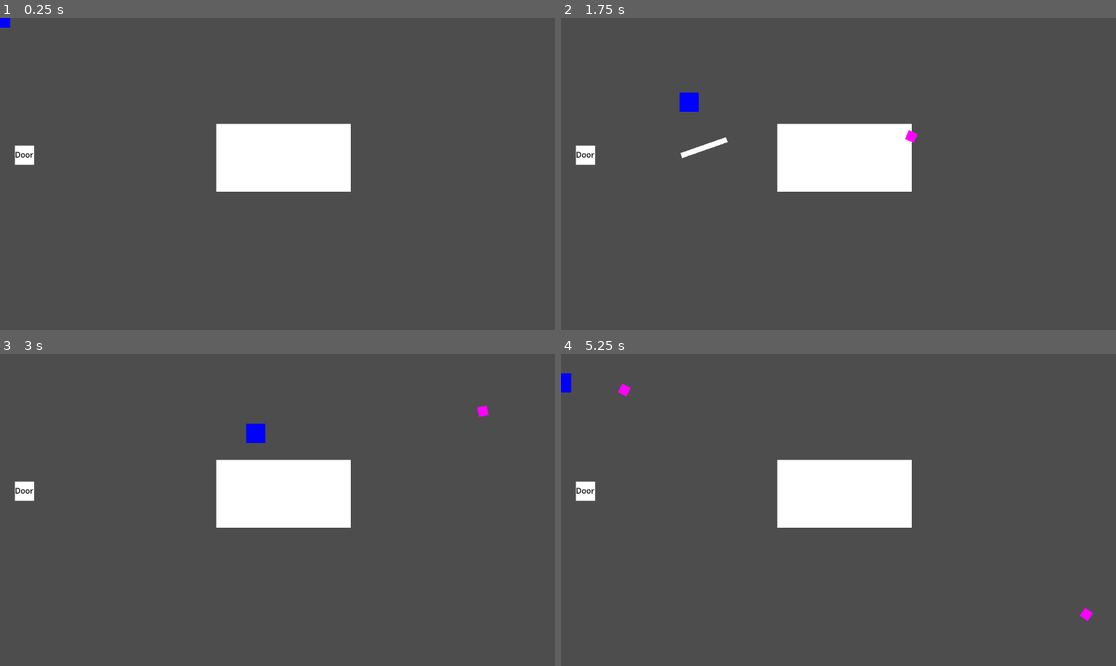
Above: before the commit, frames 1-4 (two rows, left to right).
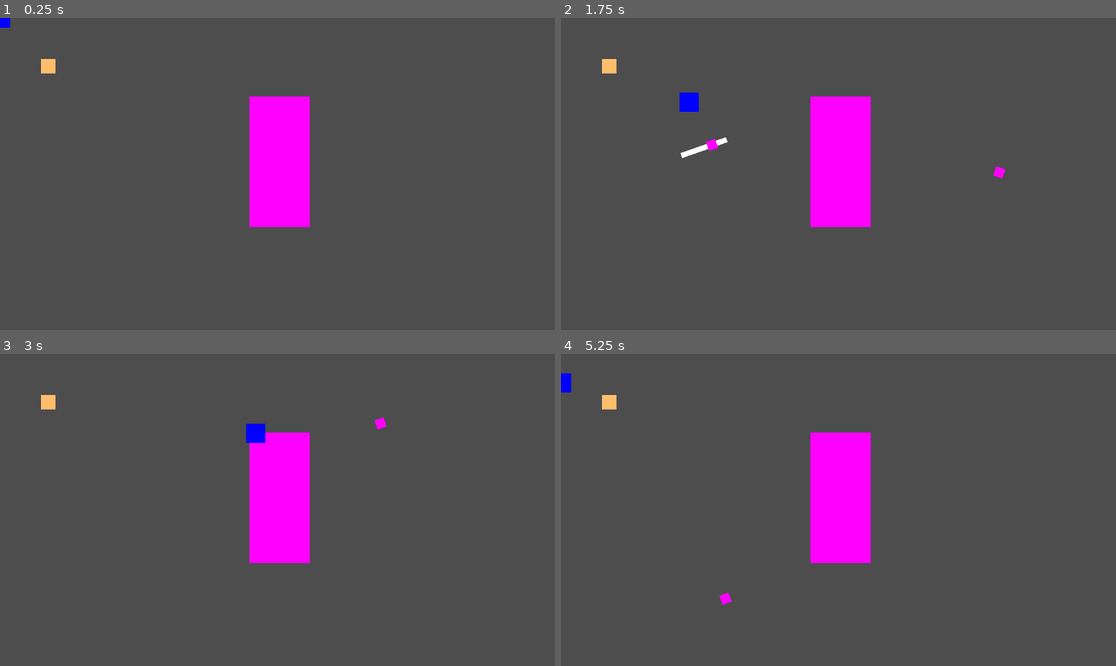
Above: after the commit, the same moments.

Repository: FlashBash21/9Lives
Game: Godot game, scene res://Scenes/Areas/world_manager.tscn
The game is run twice, just before and just after one commit, with the same random seed, the same clock (stepped at 60 frames per second) and the same inputs.
Inputs (mouse positions are in pixels of both pictures, inside the frame that each line leads up to):
- Up to frame 1 (0.25 s): no input
- Up to frame 2 (1.75 s): tap Enter (ui_accept) at 0.5, 0.77, 1.52 s; move the mouse to (960, 158) at 0.52 s; press the mouse at (960, 158) at 0.53 s; hold D (move_right) 0.53-1.28 s; tap Space (dash) at 0.8, 1.35 s; move the mouse to (727, 189) at 1.27 s; release the mouse at (727, 189) at 1.28 s; hold S (move_down) from 1.28 s (still down); click (727, 189) at 1.55 s
- Up to frame 3 (3 s): move the mouse to (333, 441) at 2.02 s; release S (move_down) at 2.03 s; press the mouse at (333, 441) at 2.03 s; hold D (move_right) 2.03-2.78 s; tap Space (dash) at 2.3, 2.85 s; move the mouse to (249, 572) at 2.77 s; release the mouse at (249, 572) at 2.78 s; hold W (move_up) from 2.78 s (still down)
- Up to frame 4 (5.25 s): tap Enter (ui_accept) at 3.02, 3.77, 4.52 s; click (810, 572) at 3.05 s; move the mouse to (1005, 556) at 3.52 s; release W (move_up) at 3.53 s; press the mouse at (1005, 556) at 3.53 s; hold A (move_left) 3.53-5.03 s; tap Space (dash) at 3.8, 4.35 s; move the mouse to (672, 463) at 4.27 s; release the mouse at (672, 463) at 4.28 s; click (672, 463) at 4.55 s; move the mouse to (866, 510) at 5.02 s; press the mouse at (866, 510) at 5.03 s; hold S (move_down) from 5.03 s (still down)

The runs differ from the first frame. In frame 1, 7.8% of the frame differs, in the area x 2-64%, y 13-68%; in frame 2, 8.0%; in frame 3, 7.8%; in frame 4, 8.0%, in the area x 2-96%, y 9-86%.

Commit message:
Melee Damage

Diff:
--- a/Scenes/Abilities/melee_ability.tscn
+++ b/Scenes/Abilities/melee_ability.tscn
@@ -20,6 +20,32 @@
 "update": 1,
 "values": [true, false]
 }
+tracks/1/type = "value"
+tracks/1/imported = false
+tracks/1/enabled = true
+tracks/1/path = NodePath("ColorRect/Area2D:monitoring")
+tracks/1/interp = 1
+tracks/1/loop_wrap = true
+tracks/1/keys = {
+"times": PackedFloat32Array(0, 0.4),
+"transitions": PackedFloat32Array(1, 1),
+"update": 1,
+"values": [true, false]
+}
+tracks/2/type = "method"
+tracks/2/imported = false
+tracks/2/enabled = true
+tracks/2/path = NodePath(".")
+tracks/2/interp = 1
+tracks/2/loop_wrap = true
+tracks/2/keys = {
+"times": PackedFloat32Array(0.4),
+"transitions": PackedFloat32Array(1),
+"values": [{
+"args": [],
+"method": &"clear_recent_hits"
+}]
+}
 
 [sub_resource type="AnimationLibrary" id="AnimationLibrary_mi65k"]
 _data = {
@@ -37,7 +63,8 @@
 
 [node name="Area2D" type="Area2D" parent="ColorRect"]
 position = Vector2(6, 49)
-collision_mask = 0
+collision_layer = 0
+collision_mask = 4
 
 [node name="CollisionShape2D" type="CollisionShape2D" parent="ColorRect/Area2D"]
 shape = SubResource("RectangleShape2D_486gx")
--- a/Scenes/Areas/area_0.tscn
+++ b/Scenes/Areas/area_0.tscn
@@ -1,7 +1,8 @@
-[gd_scene load_steps=3 format=3 uid="uid://bm4x47g2pyrhx"]
+[gd_scene load_steps=4 format=3 uid="uid://bm4x47g2pyrhx"]
 
 [ext_resource type="Script" path="res://Scripts/Areas/area_0.gd" id="1_eo57l"]
 [ext_resource type="PackedScene" uid="uid://bt4ixmf8kiyxf" path="res://Scenes/Areas/Area Objects/area_door.tscn" id="2_syyrj"]
+[ext_resource type="PackedScene" uid="uid://ctnqeooju8vil" path="res://Scenes/Entites/test_enemy.tscn" id="3_tiibs"]
 
 [node name="Area 0" type="Node2D"]
 script = ExtResource("1_eo57l")
@@ -15,3 +16,6 @@
 [node name="AreaDoor" parent="." instance=ExtResource("2_syyrj")]
 position = Vector2(51, 285)
 Area = 1
+
+[node name="TestEnemy" parent="." instance=ExtResource("3_tiibs")]
+position = Vector2(99, 140)
--- a/Scenes/Entites/test_enemy.tscn
+++ b/Scenes/Entites/test_enemy.tscn
@@ -6,6 +6,8 @@
 size = Vector2(28, 28)
 
 [node name="TestEnemy" type="CharacterBody2D"]
+collision_layer = 4
+collision_mask = 0
 script = ExtResource("1_bdbfl")
 
 [node name="CollisionShape2D" type="CollisionShape2D" parent="."]
--- a/Scenes/Objects/basic_projectile_object.tscn
+++ b/Scenes/Objects/basic_projectile_object.tscn
@@ -6,7 +6,7 @@
 
 [node name="BasicProjectileObject" type="CharacterBody2D"]
 collision_layer = 0
-collision_mask = 0
+collision_mask = 4
 
 [node name="Sprite2D" type="Sprite2D" parent="."]
 scale = Vector2(20, 20)
--- a/Scripts/Abilities/basic_projectile_ability.gd
+++ b/Scripts/Abilities/basic_projectile_ability.gd
@@ -13,8 +13,9 @@
 	var direction = args["direction"] as Vector2
 	local_cooldown = args["cooldown"] as float
 	var damage = args["damage"] as int
+	var effectors = args["effectors"] as Array[StringName]
 
-
+	effector_groups = effectors
 
 	if last_shot < local_cooldown: return 		#ability still on cooldown
 	else: last_shot = 0
--- a/Scripts/Abilities/melee_ability.gd
+++ b/Scripts/Abilities/melee_ability.gd
@@ -2,7 +2,10 @@
 
 @onready var attack_player = $AttackPlayer
 @onready var sprite = $ColorRect
+@onready var collision_area = $ColorRect/Area2D
 
+var effector_groups := []
+var recent_hits := []
 var speed_multi := 1.0
 var range := 100.0
 var cd : float
@@ -15,6 +18,10 @@
 	var at := args["at"] as Vector2
 	cd = args["cooldown"] as float
 	var attack_multi := args["attack_rate"] as float
+	var effectors = args["effectors"] as Array[StringName]
+
+	effector_groups = effectors
+
 	if not attack_player.is_playing() and local_cooldown <= 0:
 		#entity.add_child(self)
 		local_cooldown = cd
@@ -28,7 +35,24 @@
 
 func _process(delta):
 	local_cooldown -= delta
+	hit_entities_in_range()
 
 
 func _on_attack_player_animation_finished(anim_name):
 	local_cooldown = cd
+
+func hit_entities_in_range() -> void:
+	if !collision_area.monitoring:
+		return
+	var bodies = collision_area.get_overlapping_bodies() as Array[Entity]
+	for body in bodies:
+		if !recent_hits.has(body):
+			recent_hits.append(body)
+			for group in effector_groups:
+				if body.is_in_group(group):
+					body.apply_damage(5)
+					print("hit")
+					break
+
+func clear_recent_hits() -> void:
+	recent_hits = []
--- a/Scripts/Abilities/projectile_ability.tres.gd
+++ b/Scripts/Abilities/projectile_ability.tres.gd
@@ -1,7 +1,8 @@
 extends Ability
 class_name Projectile
 
-var projectiles = []
+var projectiles := []
+var effector_groups := []
 var entity: Entity
 var speed: float
 var direction: Vector2
@@ -9,13 +10,16 @@
 var duration := 100.0
 
 
-var last_shot = 0
+var last_shot = INF
 
+func add_effector_group(group: StringName):
+	if(!effector_groups.has(group)):
+		effector_groups.append(group)
 
 func _physics_process(delta):
 	last_shot += delta
 	for i in projectiles:
-		var p = i["projectile"]
+		var p = i["projectile"] as CharacterBody2D
 		var vel = i["velocity"]
 		var damage = i["damage"]
 
@@ -26,13 +30,11 @@
 
 		var collision = p.move_and_collide(vel * delta)
 		if collision:
-			var collider = collision.get_collider()
-			collider.apply_damage(damage)
-
-		#	if(collider.get_class() == "Entity"):
-		#		collider.apply_damage(damage)
-		#		print("ow")
-
-			p.queue_free()
-			projectiles.erase(i)
+			var collider = collision.get_collider() as Entity
+			for group in effector_groups:
+				if collider.is_in_group(group):
+						collider.apply_damage(damage)
+						p.queue_free()
+						projectiles.erase(i)
+				p.add_collision_exception_with(collider)
 		i["ticks"] += 1
--- a/Scripts/Entities/player.gd
+++ b/Scripts/Entities/player.gd
@@ -30,13 +30,14 @@
 
 	#projectile ability
 	if(Input.is_action_pressed("attack")): basic_projectile_ability.execute(({"entity" = self, "speed" = 800, "direction" = dir,
-									"cooldown" = 1, "damage" = 5}))
+									"cooldown" = 1, "damage" = 5, "effectors" = ["Enemy"]}))
 
 	#melee ability
 	if(Input.is_action_pressed("attack")): melee_ability.execute({"entity" = self,
 														"at" = get_global_mouse_position(),
 														"cooldown" = 0.25,
-														"attack_rate" = 1})
+														"attack_rate" = 1,
+														"effectors" = ["Enemy"]})
 
 func apply_damage(ammount: int) -> void:
 	hp = hp -  ammount
--- a/Scripts/Entities/test_enemy.gd
+++ b/Scripts/Entities/test_enemy.gd
@@ -7,6 +7,7 @@
 func _ready():
 	self.hp = 15
 	punch.execute({"entity" = self, "cooldown" = 1, "damage" = 5 })
+	add_to_group("Enemy")
 
 
 
Not shown, added: package-lock.json
